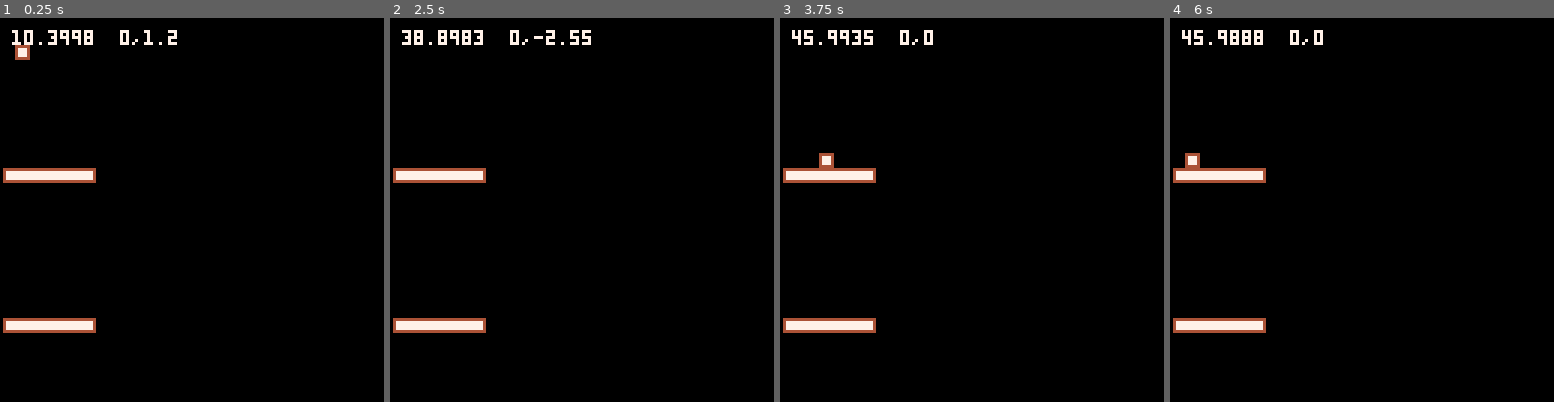
Above: before the commit, frames 1-4 (left to right).
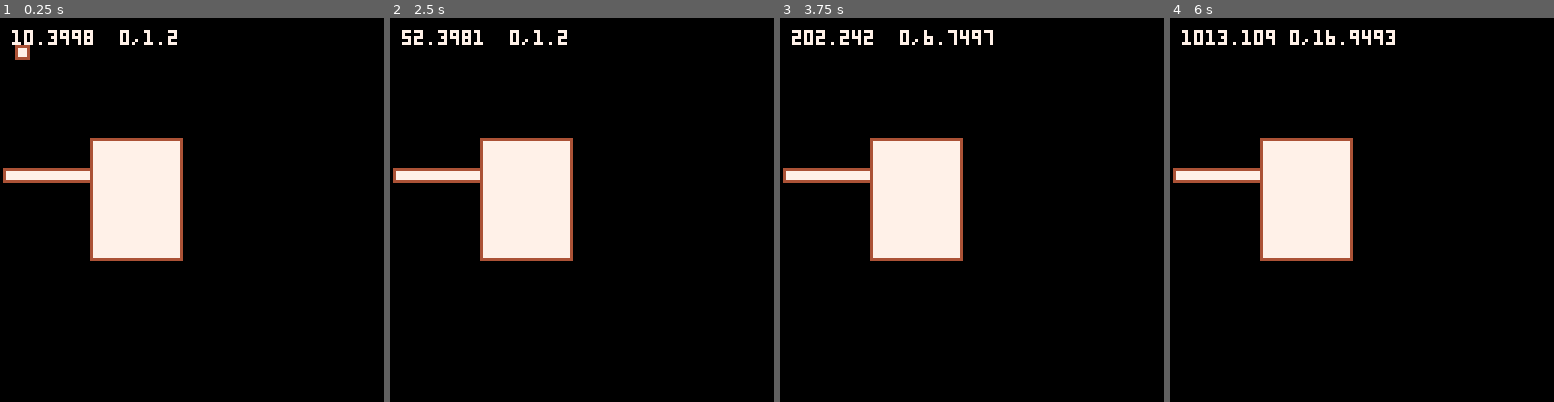
Above: after the commit, the same moments.

Repository: appellatebaton0/pico-platformer
Game: PICO-8 cartridge game.p8
Same seed, same stepped clock (60 frames per second), same inputs: the game is played once before the commit and once after it.
Inputs:
- Up to frame 1 (0.25 s): no input
- Up to frame 2 (2.5 s): hold Left 1.97-2.37 s; hold Down from 2.42 s (still down)
- Up to frame 3 (3.75 s): release Down at 2.82 s; hold Right 2.87-3.53 s; hold Up from 3.58 s (still down)
- Up to frame 4 (6 s): release Up at 4.08 s; hold Right 4.13-4.53 s; hold Down 4.58-5.08 s; hold Left 5.13-5.8 s; hold Up from 5.85 s (still down)

The runs differ from the first frame. In frame 1, 8.7% of the frame differs, in the area x 0-48%, y 31-83%; in frame 2, 9.1%; in frame 3, 9.3%; in frame 4, 9.6%, in the area x 0-59%, y 3-83%.

Commit message:
h.18 - Physics Tweaks 2
Did some more messing around w/ the physics, and noticed I had a variable wrong that was breaking something I hadn't done yet.
I also tried an entirely new method to stop overlap, but it didn't work because of - I believe - division errors.

Diff:
--- a/collision.lua
+++ b/collision.lua
@@ -20,7 +20,7 @@
         bottom = box_b.y + box_b.sy
     }
 
-    if not (a.right >= a.left) then return false end
+    if not (a.right >= b.left) then return false end
     if not (a.left <= b.right) then return false end
     if not (a.bottom >= b.top) then return false end
     if not (a.top <= b.bottom) then return false end
@@ -52,21 +52,25 @@
 function offset(box, by_x, by_y)
     response = box
 
-    x_box = {
-        x = response.x + by_x, y = response.y,
-        sx = response.sx, sy = response.sy,
-        layer = response.layer
-    }
+    if by_x != 0 then
+        x_box = {
+            x = response.x + by_x, y = response.y,
+            sx = response.sx, sy = response.sy,
+            layer = response.layer
+        }
 
-    if not collides(x_box) then response = x_box end
+        if not collides(x_box) then response = x_box end
+    end
 
-    y_box = {
-        x = response.x, y = response.y + by_y,
-        sx = response.sx, sy = response.sy,
-        layer = response.layer
-    }
+    if by_y != 0 then
+        y_box = {
+            x = response.x, y = response.y + by_y,
+            sx = response.sx, sy = response.sy,
+            layer = response.layer
+        }
 
-    if not collides(y_box) then response = y_box end
+        if not collides(y_box) then response = y_box end
+    end
 
     return response
 end
--- a/game.lua
+++ b/game.lua
@@ -10,7 +10,7 @@
         if btn(0) then dir = -1 end
         if btn(1) then dir = 1 end
 
-        if btnp(3) and this.on_floor then this.vel.y -= 3 end
+        if btn(2) and this.on_floor then this.vel.y -= 3 end
 
         this.vel.x = dir
     end,
@@ -52,7 +52,7 @@
 }
 
 exbox2 = {
-    x = 1, y = 100, sx = 30, sy = 4,
+    x = 30, y = 40, sx = 30, sy = 40,
     layer = 2,
 
     _draw = function(this)
Not shown, removed: log.txt
